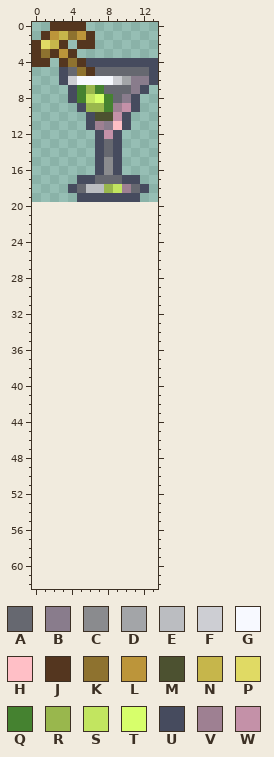
File history of a pixel-art sprite, Sources/Modules/FoodModule/Items/ModDrink/DryMartini.png. That is the earlier state.
The file is 28x40 pixels, drawn in blocks of 2x2; one block is one cell here. Colours within 5 levels of each other are drawn and written as one. The old version is drawn lined up with the new one, on the new canvas.
Palette (. is transparent): A #666870  B #897c8c  C #8a8b8e  D #a3a5a8  E #bbbdc1  F #cdced3  G #f7f9ff  H #ffbfc6  J #54361f  K #8e722f  L #bc953a  M #4c5130  N #c6b64b  P #e0da64  Q #458230  R #99b74d  S #c2e560  T #d7ff6b  U #464b5e  V #9e8092  W #c491a8
Pixels before, first column x 0:
 0 ..JJJJ........
 1 .JLNKLJ.......
 2 JPNJ.JJ.......
 3 JKJLJ.........
 4 JJ.JKJUUUUUUUU
 5 ...UAKJAAAAAAU
 6 ...UFGGGGFDBBU
 7 ....UQRQAAABU.
 8 ....UQSTQABU..
 9 .....URRQVWU..
10 ......UMMWU...
11 ......UVBHU...
12 .......UWU....
13 .......UAU....
14 .......UAU....
15 .......UCU....
16 .......UCU....
17 .....UUAAAUU..
18 ....UAEERSVAU.
19 .....UUUUUUU..
The same view after the edit:
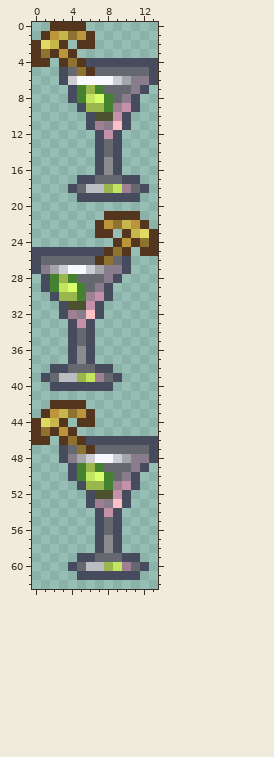
The edit:
{"change": "canvas 14x20 -> 14x63"}
{"y":21,"x":8,"old":"....","new":"JJJJ"}
{"y":22,"x":7,"old":"......","new":"JLKNLJ"}
{"y":23,"x":7,"old":"..","new":"JJ"}
{"y":23,"x":10,"old":"....","new":"JNPJ"}
{"y":24,"x":9,"old":".....","new":"JLJKJ"}
{"y":25,"x":0,"old":"...........","new":"UUUUUUUUJKJ"}
{"y":25,"x":12,"old":"..","new":"JJ"}
{"y":26,"x":0,"old":"...........","new":"UAAAAAAJKAU"}
{"y":27,"x":0,"old":"...........","new":"UBDFGGFDBBU"}
{"y":28,"x":1,"old":".........","new":"UQRQAAABU"}
{"y":29,"x":1,"old":"........","new":"UQSTQABU"}
{"y":30,"x":2,"old":".......","new":"URRQVWU"}
{"y":31,"x":3,"old":".....","new":"UMMWU"}
{"y":32,"x":3,"old":".....","new":"UVBHU"}
{"y":33,"x":4,"old":"...","new":"UWU"}
{"y":34,"x":4,"old":"...","new":"UAU"}
{"y":35,"x":4,"old":"...","new":"UAU"}
{"y":36,"x":4,"old":"...","new":"UCU"}
{"y":37,"x":4,"old":"...","new":"UCU"}
{"y":38,"x":2,"old":".......","new":"UUAAAUU"}
{"y":39,"x":1,"old":".........","new":"UAEERSVAU"}
{"y":40,"x":2,"old":".......","new":"UUUUUUU"}
{"y":42,"x":2,"old":"....","new":"JJJJ"}
{"y":43,"x":1,"old":"......","new":"JLNKLJ"}
{"y":44,"x":0,"old":"....","new":"JPNJ"}
{"y":44,"x":5,"old":"..","new":"JJ"}
{"y":45,"x":0,"old":".....","new":"JKJLJ"}
{"y":46,"x":0,"old":"..","new":"JJ"}
{"y":46,"x":3,"old":"...........","new":"JKJUUUUUUUU"}
{"y":47,"x":3,"old":"...........","new":"UAKJAAAAAAU"}
{"y":48,"x":3,"old":"...........","new":"UBDFGGFDBBU"}
{"y":49,"x":4,"old":".........","new":"UQRQAAABU"}
{"y":50,"x":4,"old":"........","new":"UQSTQABU"}
{"y":51,"x":5,"old":".......","new":"URRQVWU"}
{"y":52,"x":6,"old":".....","new":"UMMWU"}
{"y":53,"x":6,"old":".....","new":"UVBHU"}
{"y":54,"x":7,"old":"...","new":"UWU"}
{"y":55,"x":7,"old":"...","new":"UAU"}
{"y":56,"x":7,"old":"...","new":"UAU"}
{"y":57,"x":7,"old":"...","new":"UCU"}
{"y":58,"x":7,"old":"...","new":"UCU"}
{"y":59,"x":5,"old":".......","new":"UUAAAUU"}
{"y":60,"x":4,"old":".........","new":"UAEERSVAU"}
{"y":61,"x":5,"old":".......","new":"UUUUUUU"}
{"label":"added","picture_box":[32,211,158,580]}
